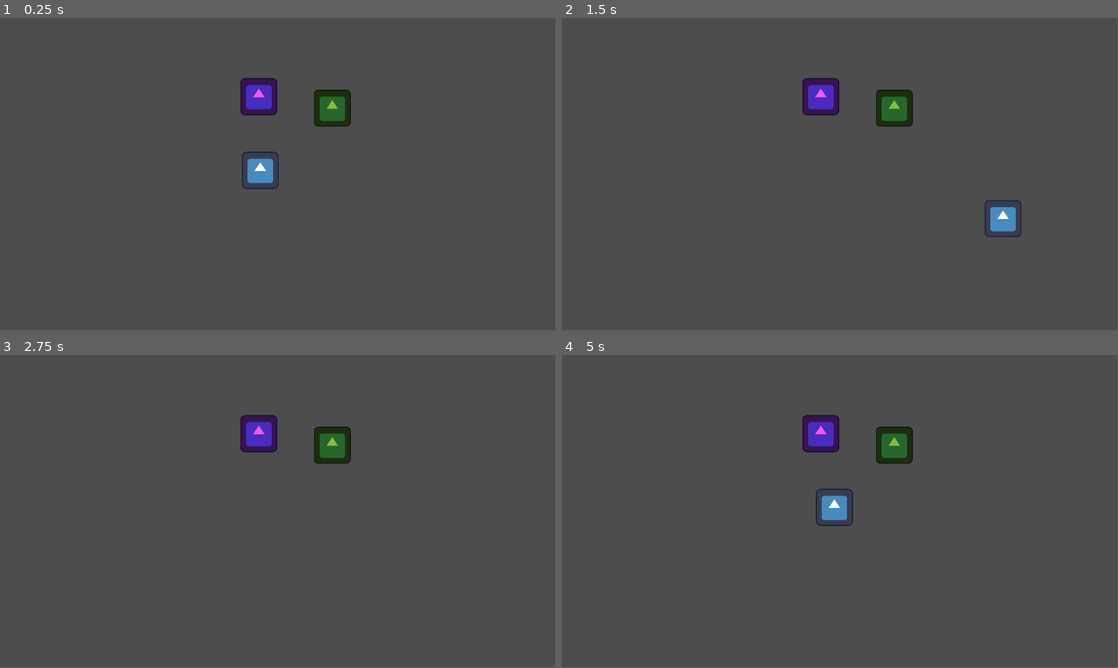
Above: before the commit, frames 1-4 (two rows, left to right).
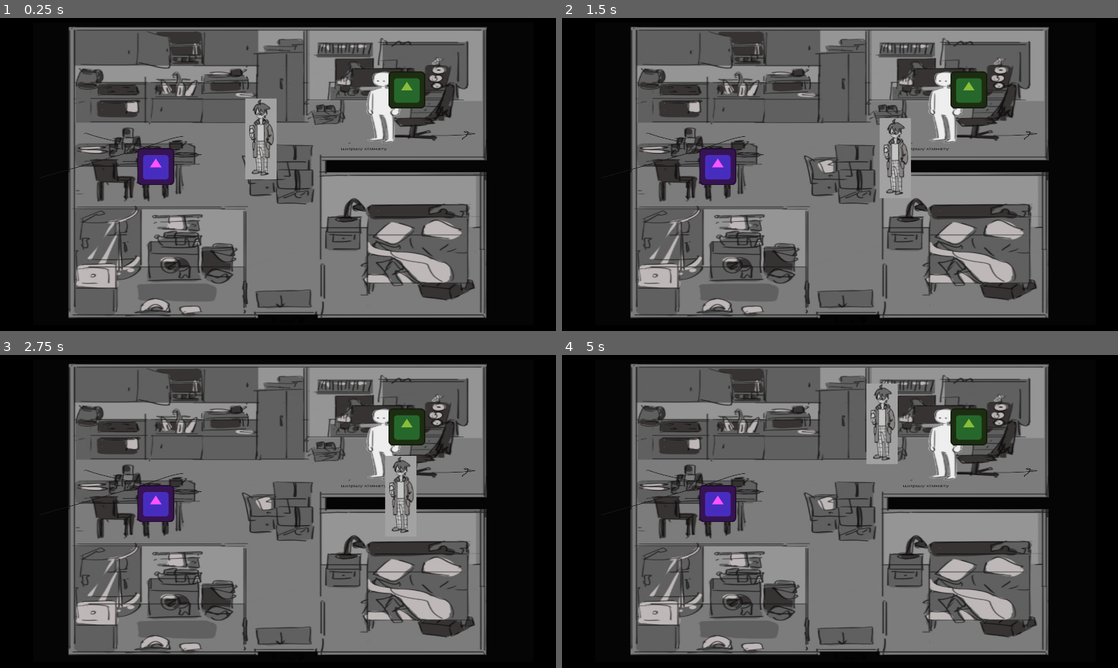
Above: after the commit, the same moments.

Repository: Disablak/godot-jam-noise
Game: Godot game, scene res://scenes/main.tscn
Same seed, same stepped clock (60 frames per second), same inputs: the game is played once before the commit and once after it. The engine's default icon, where the game draws it, is replaced by a stand-in: a white triangle on a blue panel in a dark square.
Inputs:
- Up to frame 1 (0.25 s): no input
- Up to frame 2 (1.5 s): tap Enter at 0.5 s; hold D (right) 0.53-1.28 s; hold S (down) from 1.28 s (still down)
- Up to frame 3 (2.75 s): release S (down) at 2.03 s; hold D (right) from 2.03 s (still down)
- Up to frame 4 (5 s): release D (right) at 2.78 s; hold W (up) 2.78-3.53 s; hold Left (left) from 3.53 s (still down)
In our replay, the window is 799x449 before the commit and 800x450 after it. These sizes can differ from the game's own. Grey fills any space a smaller window leaves; there, only what the larger window draws over its background counts as a difference.

The runs differ from the first frame. In frame 1, 76% of the frame differs, in the area x 0-100%, y 0-100%; in frame 2, 75%; in frame 3, 75%; in frame 4, 76%.

Commit message:
house black and colliders

Diff:
--- a/project.godot
+++ b/project.godot
@@ -23,6 +23,7 @@
 
 window/size/viewport_width=1920
 window/size/viewport_height=1080
+window/stretch/mode="viewport"
 
 [input]
 
--- a/scenes/player.tscn
+++ b/scenes/player.tscn
@@ -1,17 +1,21 @@
 [gd_scene load_steps=4 format=3 uid="uid://j5xmm3wjcflk"]
 
-[ext_resource type="Texture2D" uid="uid://ceuy0c067rqwv" path="res://icon.svg" id="1_3vyb7"]
 [ext_resource type="Script" uid="uid://b8sw5wdpntc8u" path="res://scripts/player.gd" id="1_g2els"]
+[ext_resource type="Texture2D" uid="uid://c8peqs4ityogu" path="res://sprites/player_test.png" id="2_g2els"]
 
 [sub_resource type="CapsuleShape2D" id="CapsuleShape2D_0wfyh"]
+radius = 31.0
+height = 62.0
 
 [node name="Player" type="CharacterBody2D"]
 motion_mode = 1
 script = ExtResource("1_g2els")
-speed = 50000.0
+speed = 20000.0
+
+[node name="Sprite2D" type="Sprite2D" parent="."]
+position = Vector2(1, -110)
+scale = Vector2(0.5, 0.5)
+texture = ExtResource("2_g2els")
 
 [node name="CollisionShape2D" type="CollisionShape2D" parent="."]
 shape = SubResource("CapsuleShape2D_0wfyh")
-
-[node name="Sprite2D" type="Sprite2D" parent="."]
-texture = ExtResource("1_3vyb7")
--- a/scenes/world.tscn
+++ b/scenes/world.tscn
@@ -1,29 +1,83 @@
-[gd_scene load_steps=4 format=3 uid="uid://cdnqjcinkothg"]
+[gd_scene load_steps=7 format=3 uid="uid://cdnqjcinkothg"]
 
+[ext_resource type="Texture2D" uid="uid://b7m4wopcw3rya" path="res://sprites/home_test.png" id="1_4wyf3"]
+[ext_resource type="Texture2D" uid="uid://di13udjyrieol" path="res://sprites/white_pixel.png" id="1_k0juu"]
 [ext_resource type="PackedScene" uid="uid://j5xmm3wjcflk" path="res://scenes/player.tscn" id="1_rwgxs"]
 [ext_resource type="PackedScene" uid="uid://b1etmgpypsdny" path="res://scenes/interactable_object.tscn" id="2_4wyf3"]
 
 [sub_resource type="RectangleShape2D" id="RectangleShape2D_o5qli"]
 size = Vector2(100, 1080)
 
+[sub_resource type="RectangleShape2D" id="RectangleShape2D_k0juu"]
+size = Vector2(1920, 100)
+
 [node name="World" type="Node2D"]
+
+[node name="BackBlack" type="Sprite2D" parent="."]
+self_modulate = Color(0, 0, 0, 1)
+scale = Vector2(1920, 1080)
+texture = ExtResource("1_k0juu")
+centered = false
+
+[node name="House" type="Node2D" parent="."]
+
+[node name="BackHomeTest" type="Sprite2D" parent="House"]
+position = Vector2(979, 538)
+scale = Vector2(1.22798, 0.726008)
+texture = ExtResource("1_4wyf3")
+
+[node name="Wall" type="StaticBody2D" parent="House"]
+position = Vector2(229, 538)
+
+[node name="CollisionShape2D" type="CollisionShape2D" parent="House/Wall"]
+shape = SubResource("RectangleShape2D_o5qli")
+
+[node name="Wall2" type="StaticBody2D" parent="House"]
+position = Vector2(1711, 538)
+
+[node name="CollisionShape2D" type="CollisionShape2D" parent="House/Wall2"]
+shape = SubResource("RectangleShape2D_o5qli")
+
+[node name="Wall3" type="StaticBody2D" parent="House"]
+position = Vector2(975, 232)
+
+[node name="CollisionShape2D" type="CollisionShape2D" parent="House/Wall3"]
+shape = SubResource("RectangleShape2D_k0juu")
+
+[node name="Wall5" type="StaticBody2D" parent="House"]
+position = Vector2(114, 311)
+
+[node name="CollisionShape2D" type="CollisionShape2D" parent="House/Wall5"]
+shape = SubResource("RectangleShape2D_k0juu")
+
+[node name="Wall6" type="StaticBody2D" parent="House"]
+position = Vector2(2062, 678)
+
+[node name="CollisionShape2D" type="CollisionShape2D" parent="House/Wall6"]
+shape = SubResource("RectangleShape2D_k0juu")
+
+[node name="Wall7" type="StaticBody2D" parent="House"]
+position = Vector2(-114, 807)
+
+[node name="CollisionShape2D" type="CollisionShape2D" parent="House/Wall7"]
+shape = SubResource("RectangleShape2D_k0juu")
+
+[node name="Wall4" type="StaticBody2D" parent="House"]
+position = Vector2(994, 1072)
+
+[node name="CollisionShape2D" type="CollisionShape2D" parent="House/Wall4"]
+shape = SubResource("RectangleShape2D_k0juu")
+
+[node name="InteractableObject" parent="House" instance=ExtResource("2_4wyf3")]
+position = Vector2(538, 513)
+
+[node name="InteractableObject2" parent="House" instance=ExtResource("2_4wyf3")]
+position = Vector2(1405, 248)
+
+[node name="Sprite2D" parent="House/InteractableObject2" index="1"]
+self_modulate = Color(0.532149, 0.745655, 0.223466, 1)
 
 [node name="Player" parent="." instance=ExtResource("1_rwgxs")]
 position = Vector2(900, 527)
 
-[node name="StaticBody2D" type="StaticBody2D" parent="."]
-position = Vector2(45, 538)
-
-[node name="CollisionShape2D" type="CollisionShape2D" parent="StaticBody2D"]
-shape = SubResource("RectangleShape2D_o5qli")
-
-[node name="InteractableObject" parent="." instance=ExtResource("2_4wyf3")]
-position = Vector2(895, 272)
-
-[node name="InteractableObject2" parent="." instance=ExtResource("2_4wyf3")]
-position = Vector2(1149, 312)
-
-[node name="Sprite2D" parent="InteractableObject2" index="1"]
-self_modulate = Color(0.532149, 0.745655, 0.223466, 1)
-
-[editable path="InteractableObject2"]
+[editable path="House/InteractableObject2"]
Binary file added: sprites/home_test.png
Not shown, added: sprites/home_test.png.import
Binary file added: sprites/player_test.png
Not shown, added: sprites/player_test.png.import
Binary file added: sprites/white_pixel.png
Not shown, added: sprites/white_pixel.png.import
